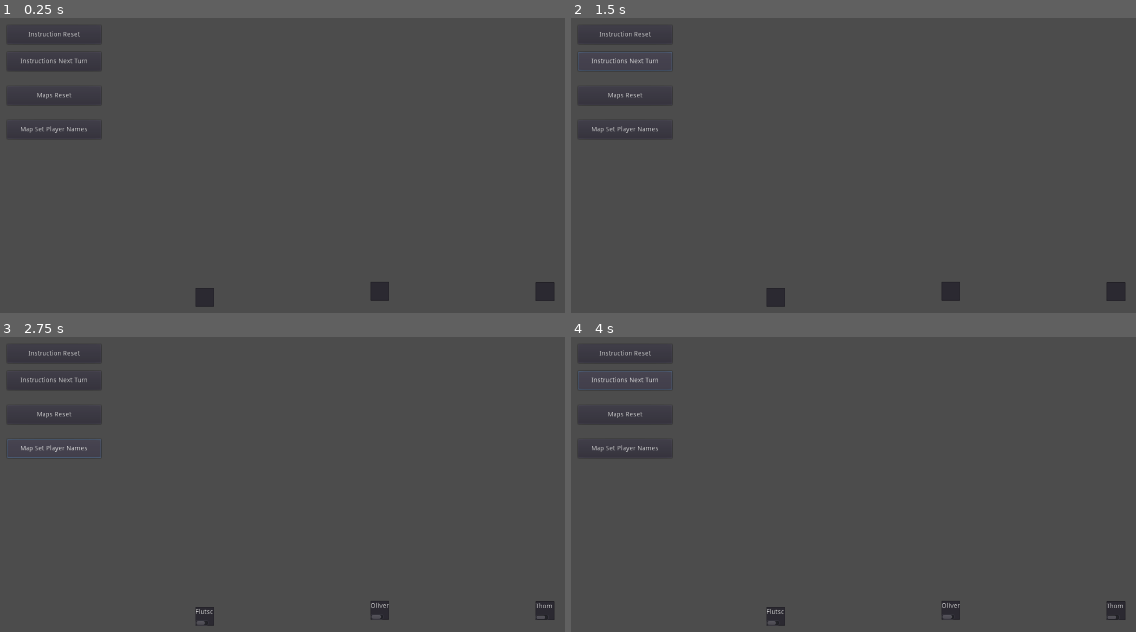
Above: before the commit, frames 1-4 (two rows, left to right).
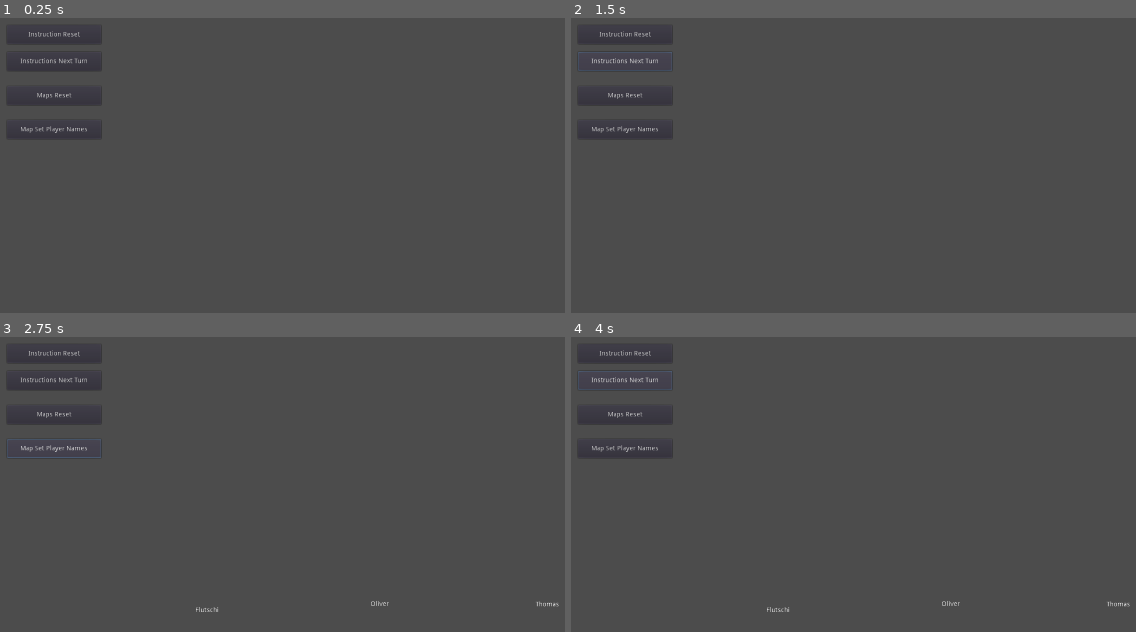
Above: after the commit, the same moments.

Repository: gilde-der-nacht/game-jam-2022
Game: Godot game, scene res://Board.tscn
Same seed, same stepped clock (60 frames per second), same inputs: the game is played once before the commit and once after it.
Inputs:
- Up to frame 1 (0.25 s): no input
- Up to frame 2 (1.5 s): click "Instructions Next Turn" at 0.5 s; click "Instructions Next Turn" at 1.25 s
- Up to frame 3 (2.75 s): click "Map Set Player Names" at 2 s
- Up to frame 4 (4 s): click "Map Set Player Names" at 2.75 s; click "Instructions Next Turn" at 3.5 s

The runs differ from the first frame. In frame 1, 0.6% of the frame differs, in the area x 34-99%, y 89-98%; in frame 2, 0.6%; in frame 3, 0.5%; in frame 4, 0.5%.

Commit message:
use label instead of textEdit

Diff:
--- a/Cartographer/Map/Map.tscn
+++ b/Cartographer/Map/Map.tscn
@@ -5,6 +5,6 @@
 [node name="Map" type="Node2D"]
 script = ExtResource( 1 )
 
-[node name="PlayerName" type="TextEdit" parent="."]
+[node name="PlayerName" type="Label" parent="."]
 margin_right = 40.0
-margin_bottom = 40.0
+margin_bottom = 14.0
